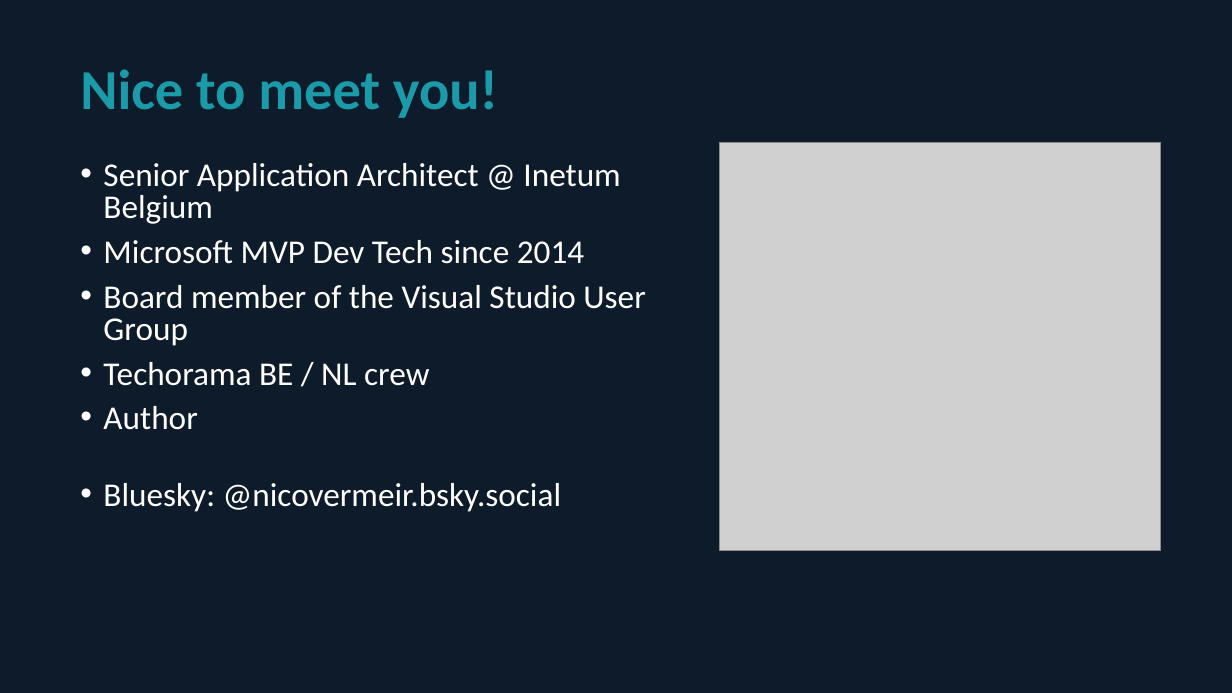
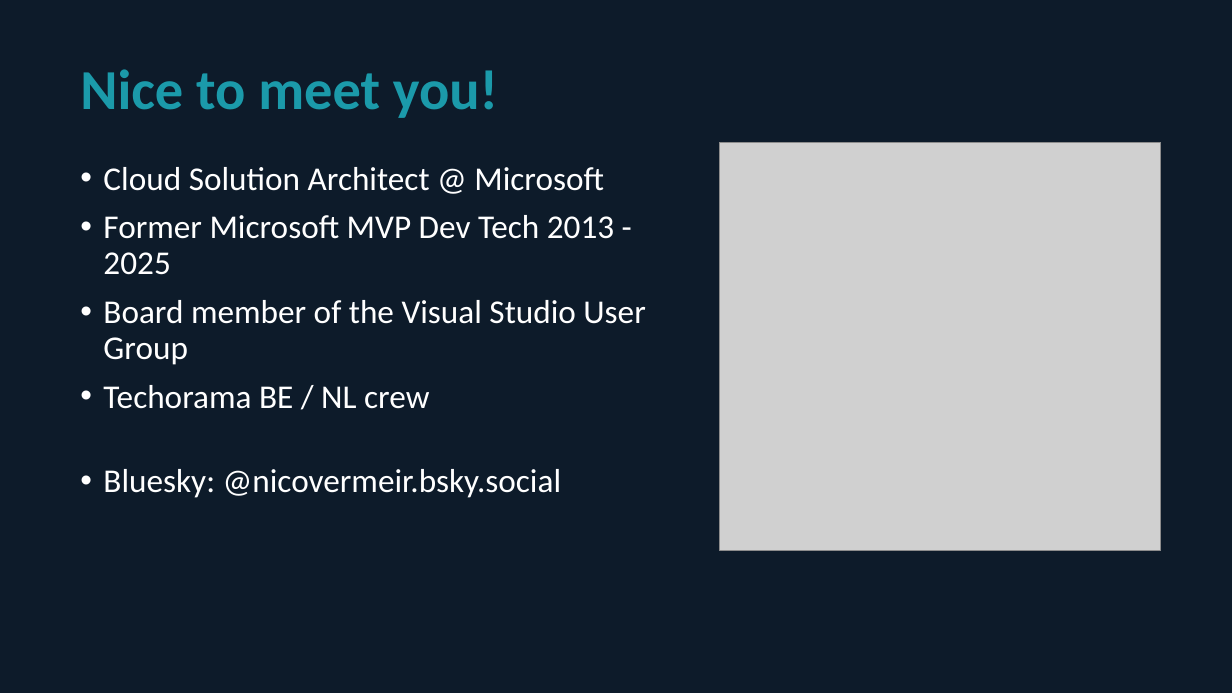
Before and after one commit to NicoVermeir/OptimizingHttpClient, a slide deck: slide 2 of Optimizing HttpClient.pptx. Drawn at 1232x693 pixels with LibreOffice and Linux fonts; fonts in the diff are those of the drawing; grey boxes stand for pictures. Boxes give left, top, right and bottom in pixels: in the first picture for what was removed or moved away, otherwise in the second. Text is boxed around its words. In the diff, an @@ line names an element or a change of style, - is before the commit and + after.

Commit message:
change jobtitle

```diff
--- a/Optimizing HttpClient.pptx
+++ b/Optimizing HttpClient.pptx
@@ text at box(103, 167, 614, 275): text changed @@
-• Senior Application Architect @ Inetum Belgium
-• Microsoft MVP Dev Tech since 2014
+• Cloud Solution Architect @ Microsoft
+• Former Microsoft MVP Dev Tech 2013 - 2025
@@ text at box(103, 300, 645, 498): line spacing 0.8 to 0.9 @@
@@ text at box(103, 406, 197, 430): paragraph removed @@
-• Author
```
